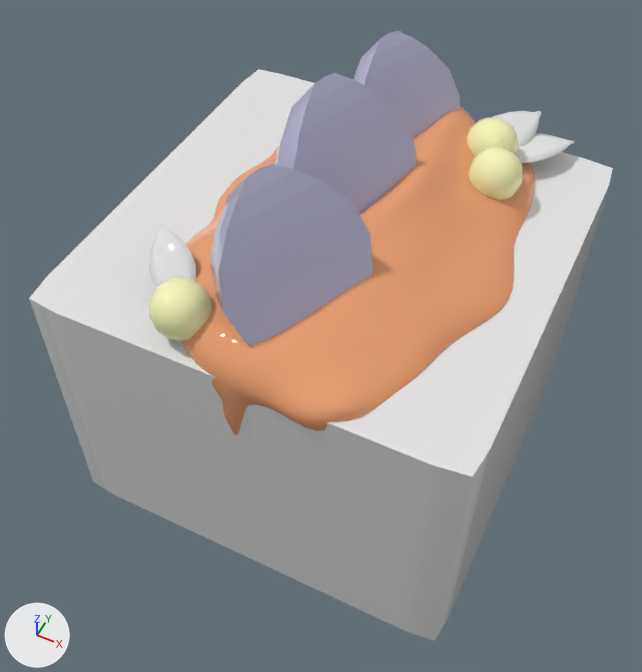
Two versions of the FBX model ZooFight-Project/Assets/09.Models/Blocks/Cake_08.fbx, one commit apart.
Camera for both pictures: a 50 mm lens placed at (0.715, -1.549, 2.289), pointed at (-0.002, -0.116, 0.496). Every picture has the same lights, and +X, +Y and +Z are marked at lower left. Where no turn or scale is listed for an object, it has been applied to the vertices.
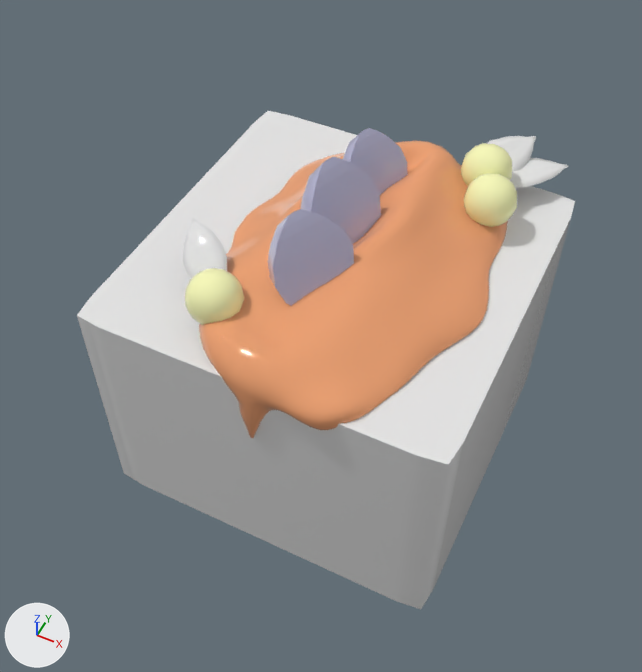
Changed parts and their boxes (x1, y1, x2, y2) in the pictures (642 x 672 px):
'Cake_body008', mesh rescaled (15% narrower, 13% shorter): before (29, 69, 613, 641); after (77, 111, 575, 609)
'Group25268', mesh rescaled, moved (13% narrower, 10% shorter): before (181, 106, 536, 435); after (199, 141, 508, 438)
'Cake_berry004', moved, rescaled (46% narrower, 46% shorter): before (210, 164, 373, 346); after (267, 209, 354, 306)
'Cake_berry005', moved, rescaled: before (275, 73, 416, 215); after (300, 157, 381, 244)
'Cake_berry006', moved, rescaled: before (353, 31, 460, 139); after (343, 128, 408, 195)
'Box008', moved: before (149, 277, 212, 341); after (184, 268, 244, 325)
'Box009', moved: before (468, 147, 523, 200); after (464, 173, 518, 227)
'Plane008', moved: before (148, 224, 196, 287); after (183, 219, 227, 278)
'Box007', moved: before (467, 117, 518, 156); after (460, 143, 513, 186)
'Plane010', moved: before (516, 133, 575, 163); after (510, 158, 568, 188)
'Plane011', moved: before (492, 111, 542, 147); after (488, 136, 536, 171)

The change, as a list of edits to the scene's bpy script:
```text
Change me_mesh_010:
    where me_mesh_010.from_pydata(...)  # 5778 vertices, 11552 faces; spans x -0.34..0.457, y -0.572..0.557, z 0.566..0.953
    used by ob_group25268; location = (0.0, 0.0, 0.0)
    me_mesh_010 part 1: the whole mesh is scaled about its middle by 0.88, then moved by (-0.001, -0.009, 0.0)
Change me_mesh_005:
    where me_mesh_005.from_pydata(...)  # 40 vertices, 33 faces; spans x -0.559..0.559, y -0.559..0.559, z 0.0..0.789
    used by ob_cake_body008; location = (0.0, 0.0, 0.0)
    me_mesh_005 part 2: the whole mesh is scaled about its middle by (0.881, 0.881, 0.887), then moved by (0.0, 0.0, -0.044)
Change ob_group25268:
    ob_group25268.location: (0.0, 0.0, 0.0) -> (0.0, 0.0, -0.082)
Change ob_box008:
    ob_box008.location: (-0.229, -0.401, 0.164) -> (-0.229, -0.273, 0.082)
Change ob_cake_berry005:
    ob_cake_berry005.location: (0.103, -0.042, 0.811) -> (0.048, -0.02, 0.751)
    ob_cake_berry005.scale: (0.0122, 0.0122, 0.0211) -> (0.00718, 0.00718, 0.0124)
Change ob_plane011:
    ob_plane011.location: (0.256, 0.476, 0.842) -> (0.256, 0.476, 0.76)
Change ob_box009:
    ob_box009.location: (0.36, 0.202, 0.17) -> (0.36, 0.202, 0.088)
Change ob_plane010:
    ob_plane010.location: (0.329, 0.468, 0.827) -> (0.329, 0.468, 0.745)
Change ob_cake_berry006:
    ob_cake_berry006.location: (0.101, 0.266, 0.811) -> (0.046, 0.161, 0.751)
    ob_cake_berry006.scale: (0.0107, 0.0107, 0.0185) -> (0.0063, 0.0063, 0.0109)
Change ob_box007:
    ob_box007.location: (0.31, 0.31, 0.177) -> (0.31, 0.31, 0.096)
Change ob_plane008:
    ob_plane008.location: (-0.26, -0.367, 0.855) -> (-0.26, -0.239, 0.773)
Change ob_cake_berry004:
    ob_cake_berry004.location: (0.117, -0.365, 0.811) -> (0.056, -0.211, 0.751)
    ob_cake_berry004.scale: (0.0116, 0.0116, 0.0201) -> (0.00685, 0.00685, 0.0119)
```
